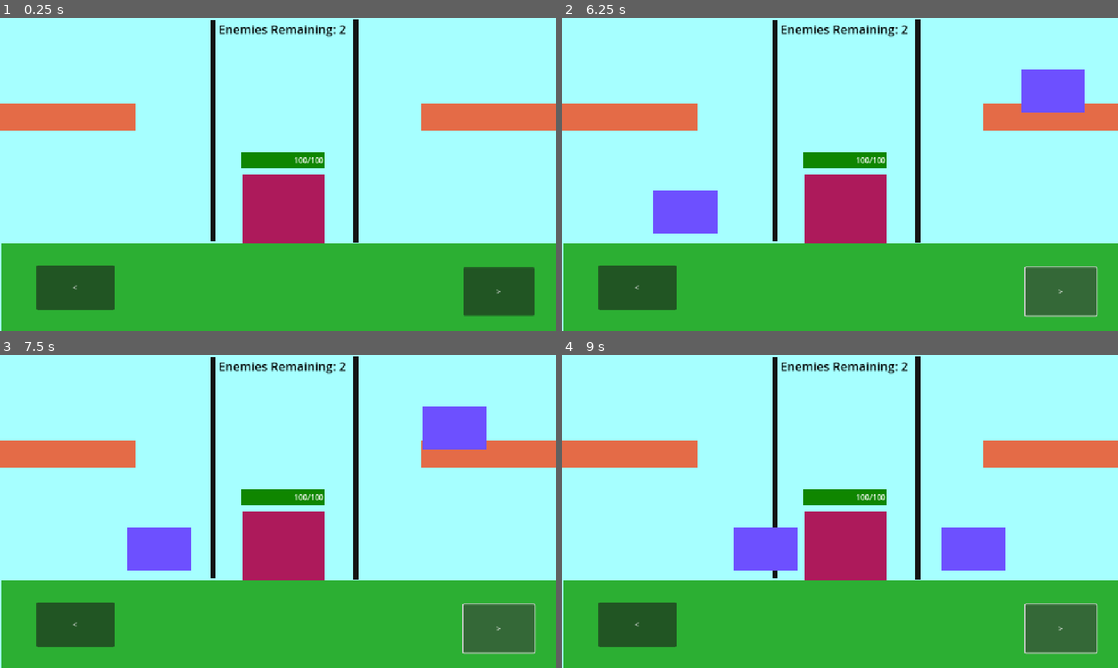
Above: before the commit, frames 1-4 (two rows, left to right).
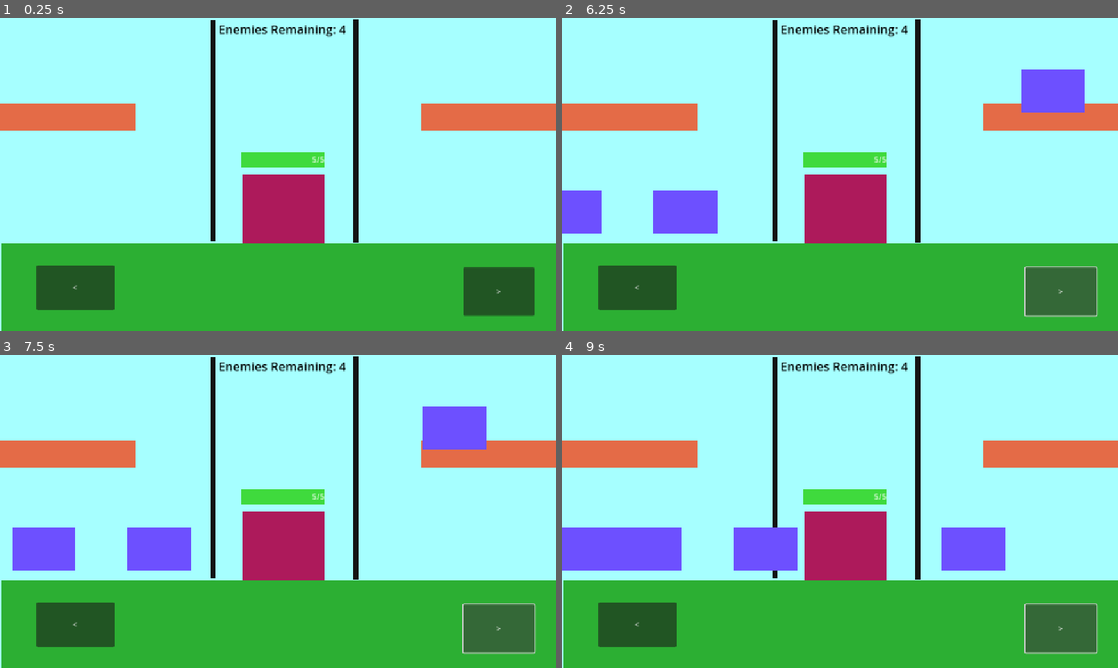
Above: after the commit, the same moments.

Repository: ninjadragonliu/Something
Game: Godot game, scene res://Scenes/world.tscn
Same seed, same stepped clock (60 frames per second), same inputs: the game is played once before the commit and once after it. The project has no main scene, so this scene is started directly.
Inputs:
- Up to frame 1 (0.25 s): no input
- Up to frame 2 (6.25 s): click "<" at 0.5 s; click ">" at 1.25 s; click "<" at 2 s; click ">" at 2.75 s; click "<" at 3.5 s; click ">" at 4.25 s
- Up to frame 3 (7.5 s): no input
- Up to frame 4 (9 s): no input

The runs differ from the first frame. In frame 1, 0.8% of the frame differs, in the area x 43-63%, y 2-48%; in frame 2, 1.8%; in frame 3, 2.3%; in frame 4, 3.8%, in the area x 0-63%, y 2-69%.

Commit message:
updated health bar

Diff:
--- a/something/Scenes/world.tscn
+++ b/something/Scenes/world.tscn
@@ -12,7 +12,11 @@
 
 [sub_resource type="CanvasTexture" id="CanvasTexture_go701"]
 
-[sub_resource type="CanvasTexture" id="CanvasTexture_5a7ea"]
+[sub_resource type="StyleBoxFlat" id="StyleBoxFlat_8j60k"]
+bg_color = Color(0.868978, 0, 0.222608, 1)
+
+[sub_resource type="StyleBoxFlat" id="StyleBoxFlat_fo5ed"]
+bg_color = Color(0.247059, 0.854902, 0.239216, 1)
 
 [sub_resource type="RectangleShape2D" id="RectangleShape2D_5a7ea"]
 size = Vector2(10, 457)
@@ -72,21 +76,31 @@
 texture = SubResource("CanvasTexture_go701")
 metadata/_edit_lock_ = true
 
-[node name="Health" type="TextureRect" parent="."]
-self_modulate = Color(0.0579798, 0.524882, 0, 1)
+[node name="Health" type="ProgressBar" parent="."]
 layout_mode = 0
 offset_left = 499.0
 offset_top = 277.0
 offset_right = 671.0
-offset_bottom = 310.0
-texture = SubResource("CanvasTexture_5a7ea")
+offset_bottom = 309.0
+theme_override_styles/background = SubResource("StyleBoxFlat_8j60k")
+theme_override_styles/fill = SubResource("StyleBoxFlat_fo5ed")
+show_percentage = false
+metadata/_edit_lock_ = true
 metadata/_edit_group_ = true
-metadata/_edit_lock_ = true
 
 [node name="Label" type="Label" parent="Health"]
-layout_mode = 0
-offset_right = 171.0
-offset_bottom = 34.0
+z_index = 1
+layout_mode = 1
+anchors_preset = 6
+anchor_left = 1.0
+anchor_top = 0.5
+anchor_right = 1.0
+anchor_bottom = 0.5
+offset_left = -171.0
+offset_top = -17.0
+offset_bottom = 17.0
+grow_horizontal = 0
+grow_vertical = 2
 text = "100 / 100"
 horizontal_alignment = 2
 vertical_alignment = 1
@@ -146,7 +160,7 @@
 
 [node name="Enemies2" type="Node2D" parent="."]
 script = ExtResource("3_5a7ea")
-enemies_amount = 2
+enemies_amount = 4
 
 [node name="EnemiesRemaining" type="Label" parent="."]
 layout_mode = 1
--- a/something/Scripts/global.gd
+++ b/something/Scripts/global.gd
@@ -1,6 +1,6 @@
 extends Node
 
-var max_health = 100
+var max_health = 5
 var health = max_health
 var player_id
 var player_name = "John Doe"
--- a/something/Scripts/world.gd
+++ b/something/Scripts/world.gd
@@ -10,9 +10,10 @@
 var enemies_remaining
 var level_cleared = false
 
+
 func _ready() -> void:
 	enemies_remaining = enemies.enemies_amount
-
+	$Health.max_value = Global.max_health
 	# Connect player's signal to decrease enemy count
 	player.take_damaged.connect(_on_player_damaged)
 
@@ -26,8 +27,10 @@
 
 
 func _process(delta: float) -> void:
-	$Health/Label.text = str(Global.health) + "/100"
+
+	$Health/Label.text = str(Global.health) + "/" + str(Global.max_health)
 	$EnemiesRemaining.text = "Enemies Remaining: " + str(enemies_remaining)
+	$Health.value = Global.health
 
 	if enemies_remaining == 0 and not level_cleared:
 		clear_level()  # Call clear level only once
Not shown: 1 places in something/Scenes/world.tscn that only renumber resources
